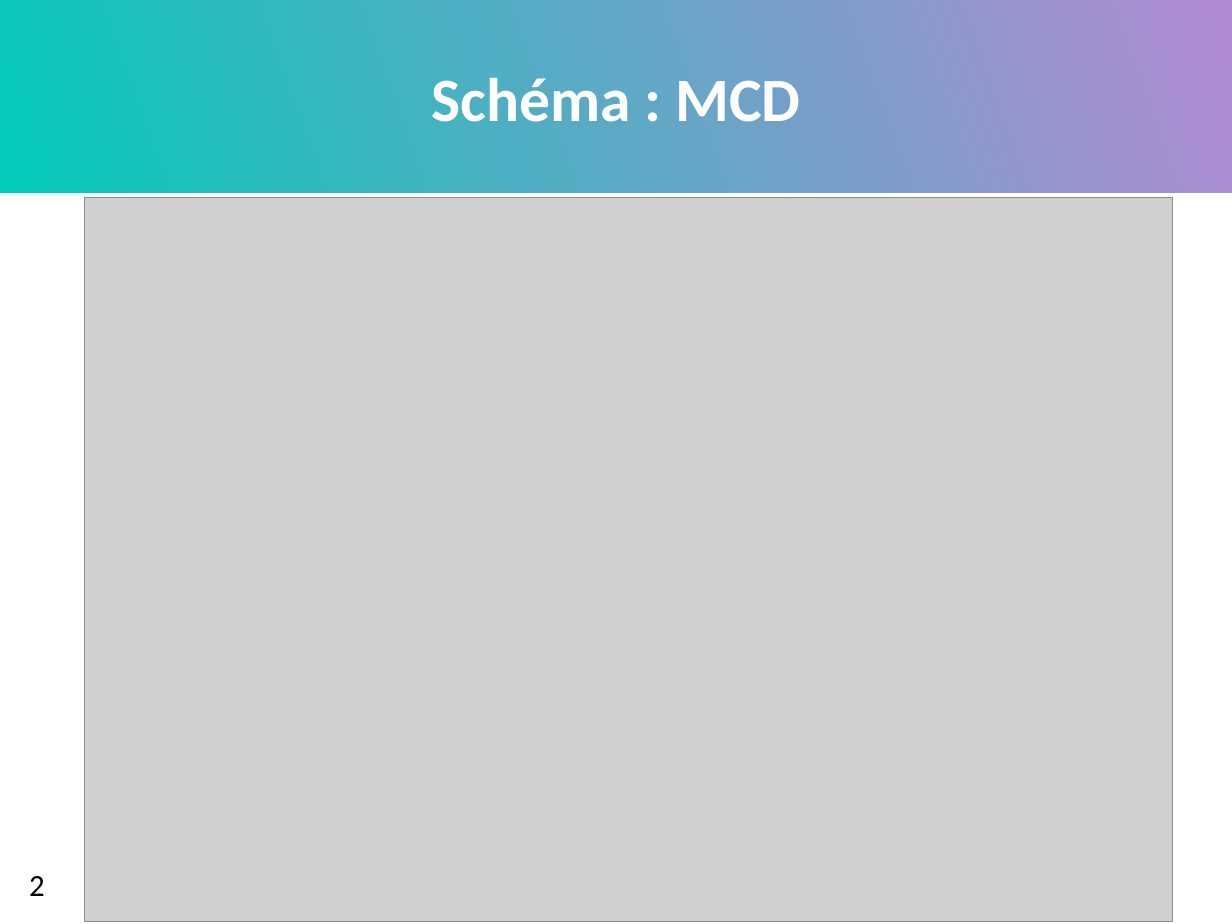
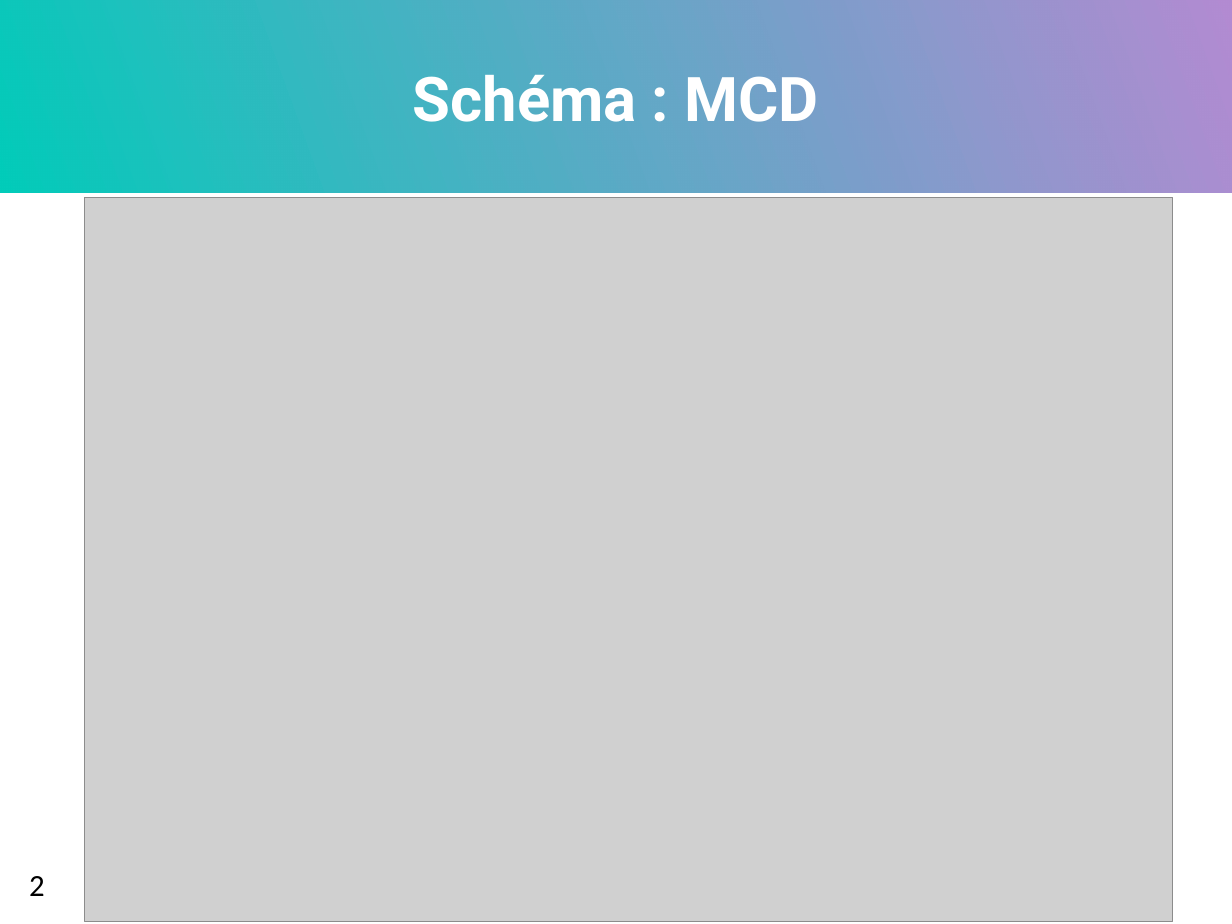
Before and after one commit to MattVil/Face_Key, a slide deck: slide 3 of projet/Projet bdd.pptx. Drawn at 1232x924 pixels with LibreOffice and Linux fonts; fonts in the diff are those of the drawing; grey boxes stand for pictures. Boxes give left, top, right and bottom in pixels: in the first picture for what was removed or moved away, otherwise in the second. Text is boxed around its words. In the diff, an @@ line names an element or a change of style, - is before the commit and + after.

```diff
--- a/projet/Projet bdd.pptx
+++ b/projet/Projet bdd.pptx
@@ title "Schéma : MCD" at (413,75,819,122): font Calibri to Roboto @@
```
Also in this commit, not shown: 7 other slides changed, 47 other files.
